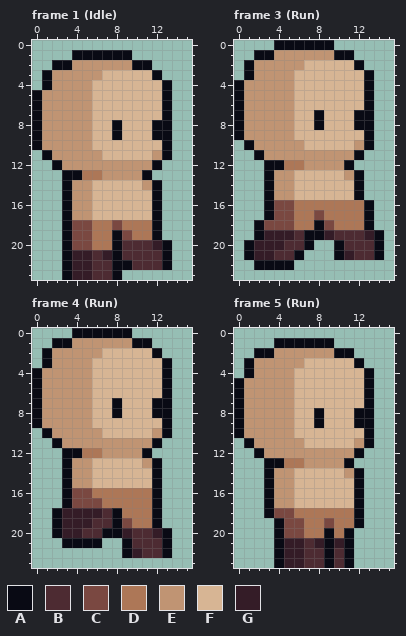
One commit to this pixel-art file: work/empty_sprite.ase. Above: the version before the commit.
16x24 pixels, 7 frames. Shown: frame 1 (Idle), frame 3 (Run), frame 4 (Run), frame 5 (Run). The commit also changed other frames, which this record leaves out.
Palette (. is transparent): A #090a14  B #4d2b32  C #7a4841  D #ad7757  E #c09473  F #d7b594  G #341c27
After:
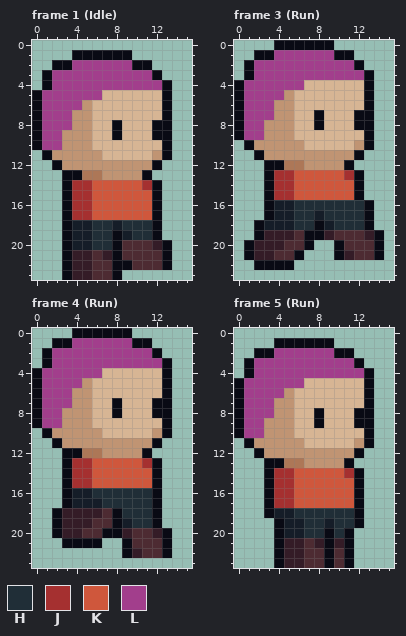
Colours new in this view: H #202e37  J #a53030  K #cf573c  L #a23e8c
Change:
layer "Skin 1" added
layer "Clothes 2" added
layer "Hair Short 3" added
layer "Layer 1" removed
colour C: #7a4841 -> #151d28
Changed rows in their new state; - is a pixel that keeps its letter.
Frame 1 (Idle), layers "Hair Short 3", "Clothes 2":
first column x 1:
 2 ---LLLLLL---
 3 -LLLLLLLLLL-
 4 -LLLLLLLLLLL
 5 LLLLLL------
 6 LLLL--------
 7 LLL---------
 8 LLL---------
 9 LL----------
10 LL----------
first column x 4:
14 JJKKKKKJ
15 JJKKKKKK
16 JJKKKKKK
17 JJKKKKKK
18 --HH-HHH
19 --HH--HH
20 --HH----
Frame 3 (Run), layers "Hair Short 3", "Clothes 2":
first column x 1:
 1 ---LLLLLL---
 2 -LLLLLLLLLL-
 3 -LLLLLLLLLLL
 4 LLLLLL------
 5 LLLL--------
 6 LLL---------
 7 LLL---------
 8 LL----------
 9 LL----------
first column x 4:
13 JJKKKKKJ-
14 JJKKKKKK-
15 JJKKKKKK-
16 --HHHHHHH
17 --HH-HHHH
18 --HH--HHH
Frame 4 (Run), layers "Hair Short 3", "Clothes 2":
first column x 1:
 1 ---LLLLLL---
 2 -LLLLLLLLLL-
 3 -LLLLLLLLLLL
 4 LLLLLL------
 5 LLLL--------
 6 LLL---------
 7 LLL---------
 8 LL----------
 9 LL----------
first column x 4:
13 JJKKKKKJ
14 JJKKKKKK
15 JJKKKKKK
16 --HHHHHH
17 ---HHHHH
18 -----HHH
19 ------HH
Frame 5 (Run), layers "Hair Short 3", "Clothes 2":
first column x 1:
 2 ---LLLLLL---
 3 -LLLLLLLLLL-
 4 -LLLLLLLLLLL
 5 LLLLLL------
 6 LLLL--------
 7 LLL---------
 8 LLL---------
 9 LL----------
10 LL----------
first column x 4:
14 JJKKKKKJ
15 JJKKKKKK
16 JJKKKKKK
17 JJKKKKKK
18 --HHHHHH
19 ---HH-HH
20 ---HH-H-
